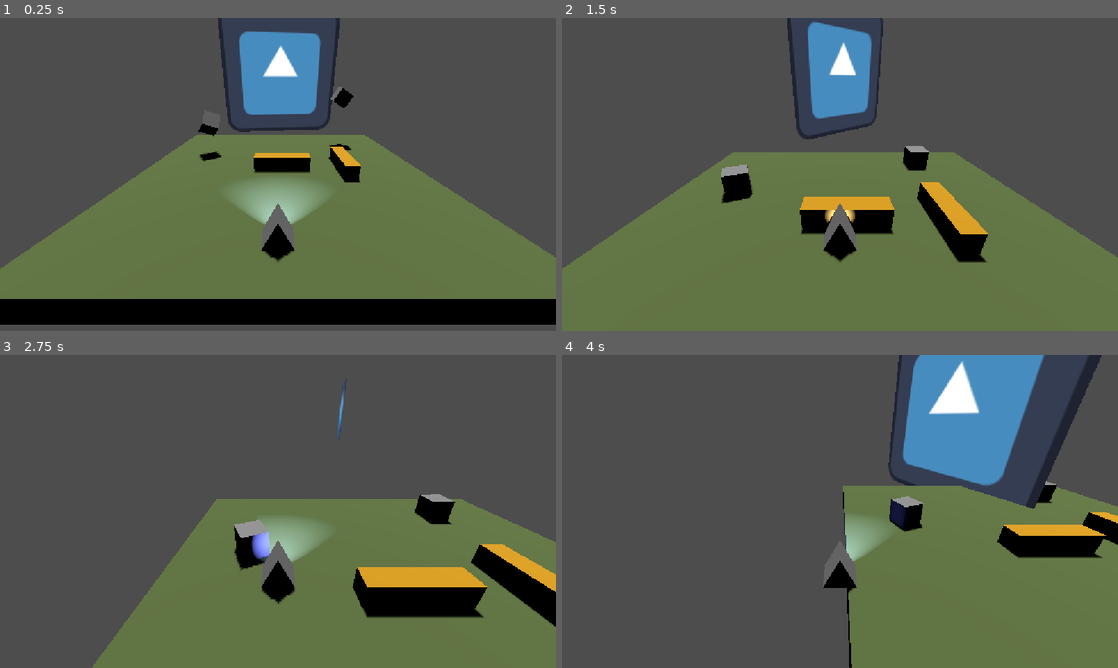
Above: before the commit, frames 1-4 (two rows, left to right).
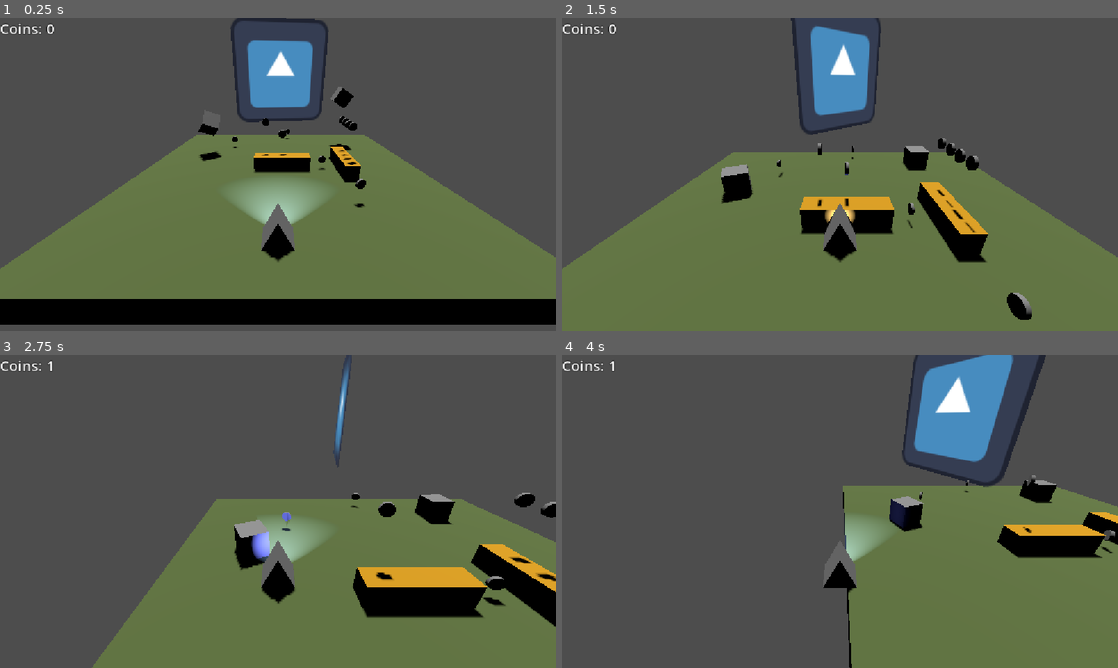
Above: after the commit, the same moments.

Repository: mahonk89/play-test-initial
Game: Godot game, scene res://alpha.tscn
The game is run twice, just before and just after one commit, with the same random seed, the same clock (stepped at 60 frames per second) and the same inputs. The project has no main scene, so this scene is started directly. The engine's default icon, where the game draws it, is replaced by a stand-in: a white triangle on a blue panel in a dark square.
Inputs:
- Up to frame 1 (0.25 s): no input
- Up to frame 2 (1.5 s): tap Enter (ui_accept) at 0.5, 0.77 s; hold Up (ui_up) from 0.53 s (still down)
- Up to frame 3 (2.75 s): tap Enter (ui_accept) at 1.52 s; release Up (ui_up) at 2.03 s; hold Left (ui_left) from 2.03 s (still down)
- Up to frame 4 (4 s): tap Enter (ui_accept) at 3.02, 3.77 s; release Left (ui_left) at 3.53 s; hold Down (ui_down) from 3.53 s (still down)

The runs differ from the first frame. In frame 1, 3.2% of the frame differs, in the area x 0-66%, y 0-61%; in frame 2, 2.5%; in frame 3, 1.3%; in frame 4, 6.5%, in the area x 0-100%, y 0-64%.

Commit message:
BaseCoinUpdate
Added the coin scene and 10 instances. Added the coin counter for player along with UI which updates with collected coins.

Diff:
--- a/alpha.gd
+++ b/alpha.gd
@@ -1,3 +1,4 @@
+
 
 
 # Called when the node enters the scene tree for the first time.
--- a/alpha.tscn
+++ b/alpha.tscn
@@ -4,7 +4,9 @@
 [ext_resource type="PackedScene" uid="uid://c6yc8dt4xxehh" path="res://block_static.tscn" id="2_dfvcg"]
 [ext_resource type="PackedScene" uid="uid://0u1cedglc1i0" path="res://main_character.tscn" id="2_unq0f"]
 [ext_resource type="Texture2D" uid="uid://cq2bnh3x7iqkc" path="res://icon.svg" id="3_5w10q"]
+[ext_resource type="PackedScene" uid="uid://bx2aifw53pnh0" path="res://coin.tscn" id="3_kjnjc"]
 [ext_resource type="Script" uid="uid://dbjwabpdspb5u" path="res://sprite_godot.gd" id="4_qcnow"]
+[ext_resource type="PackedScene" uid="uid://cc2mu6p0ixjeq" path="res://ui.tscn" id="7_rhi8f"]
 
 [sub_resource type="PhysicsMaterial" id="PhysicsMaterial_jahai"]
 
@@ -19,6 +21,8 @@
 size = Vector3(15, 1, 15)
 
 [node name="Alpha" type="Node3D" unique_id=1266480185]
+
+[node name="UI" parent="." unique_id=1379572987 instance=ExtResource("7_rhi8f")]
 
 [node name="Floor" type="StaticBody3D" parent="." unique_id=761353040]
 physics_material_override = SubResource("PhysicsMaterial_jahai")
@@ -52,6 +56,39 @@
 [node name="blockStatic2" parent="Blocks_Static" unique_id=20235980 instance=ExtResource("2_dfvcg")]
 transform = Transform3D(-1.3113416e-07, 0, 2.9999998, 0, 3, 0, -2.9999998, 0, -1.3113416e-07, 3.3576326, 0.88189054, 0)
 
+[node name="Coins" type="Node3D" parent="." unique_id=2135970350]
+metadata/_edit_group_ = true
+
+[node name="coin1" parent="Coins" unique_id=583558464 instance=ExtResource("3_kjnjc")]
+transform = Transform3D(1, 0, 0, 0, -4.371139e-08, -1, 0, 1, -4.371139e-08, 0, 2.3129468, -0.44775486)
+
+[node name="coin2" parent="Coins" unique_id=1065922726 instance=ExtResource("3_kjnjc")]
+transform = Transform3D(1, 0, 0, 0, -4.371139e-08, -1, 0, 1, -4.371139e-08, 2.1790037, 1.0107651, 0)
+
+[node name="coin3" parent="Coins" unique_id=728922373 instance=ExtResource("3_kjnjc")]
+transform = Transform3D(1, 0, 0, 0, -4.371139e-08, -1, 0, 1, -4.371139e-08, 3.3922148, 2.915008, 0.5745933)
+
+[node name="coin4" parent="Coins" unique_id=870938311 instance=ExtResource("3_kjnjc")]
+transform = Transform3D(1, 0, 0, 0, -4.371139e-08, -1, 0, 1, -4.371139e-08, -0.8937943, 2.915008, -0.6411636)
+
+[node name="coin5" parent="Coins" unique_id=155292799 instance=ExtResource("3_kjnjc")]
+transform = Transform3D(1, 0, 0, 0, -4.371139e-08, -1, 0, 1, -4.371139e-08, 0.59372926, 1.0559292, -6.4493084)
+
+[node name="coin6" parent="Coins" unique_id=1135424236 instance=ExtResource("3_kjnjc")]
+transform = Transform3D(1, 0, 0, 0, -4.371139e-08, -1, 0, 1, -4.371139e-08, 3.390789, 2.915008, -0.6200721)
+
+[node name="coin7" parent="Coins" unique_id=1828026272 instance=ExtResource("3_kjnjc")]
+transform = Transform3D(1, 0, 0, 0, -4.371139e-08, -1, 0, 1, -4.371139e-08, 2.9905803, 1.2961717, 3.4459703)
+
+[node name="coin8" parent="Coins" unique_id=1717802944 instance=ExtResource("3_kjnjc")]
+transform = Transform3D(1, 0, 0, 0, -4.371139e-08, -1, 0, 1, -4.371139e-08, 3.3656797, 2.915008, 0)
+
+[node name="coin9" parent="Coins" unique_id=489334993 instance=ExtResource("3_kjnjc")]
+transform = Transform3D(1, 0, 0, 0, -4.371139e-08, -1, 0, 1, -4.371139e-08, -3.3451972, 1.0771866, -3.9602027)
+
+[node name="coin10" parent="Coins" unique_id=141161829 instance=ExtResource("3_kjnjc")]
+transform = Transform3D(1, 0, 0, 0, -4.371139e-08, -1, 0, 1, -4.371139e-08, 3.4138222, 2.915008, -1.3107438)
+
 [node name="MainCharacter" parent="." unique_id=1547992771 instance=ExtResource("2_unq0f")]
 transform = Transform3D(1, 0, 0, 0, 1, 0, 0, 0, 1, -0.23015785, 1, 5.5929174)
 metadata/_edit_group_ = true
@@ -71,3 +108,5 @@
 transform = Transform3D(6, 0, 0, 0, 6, 0, 0, 0, 6, 0, 5.3772435, -9.296546)
 texture = ExtResource("3_5w10q")
 script = ExtResource("4_qcnow")
+
+[connection signal="coins_changed" from="MainCharacter" to="UI" method="_on_main_character_coins_changed"]
--- /dev/null
+++ b/coin.gd
@@ -0,0 +1,22 @@
+extends Area3D
+
+
+# Called when the node enters the scene tree for the first time.
+func _ready() -> void:
+	pass # Replace with function body.
+
+
+# Called every frame. 'delta' is the elapsed time since the previous frame.
+func _process(delta: float) -> void:
+	rotate_y(PI/3*delta)
+
+
+func _on_body_entered(body: Node3D) -> void:
+	#checks the established functions of the body that enters this area
+	#players should have the add_coin() func, others won't. If a non-player
+	#collision body enters, the coin will not be collected nor disappear.
+	if body.has_method("add_coin"):
+		#calls the method(node specific function) for the player entering
+		body.add_coin()
+		#removes the coin from the level
+		queue_free()
--- a/coin.tscn
+++ b/coin.tscn
@@ -1,4 +1,6 @@
 [gd_scene format=3 uid="uid://bx2aifw53pnh0"]
+
+[ext_resource type="Script" uid="uid://mulhih7cy5hi" path="res://coin.gd" id="1_d5gmh"]
 
 [sub_resource type="CylinderMesh" id="CylinderMesh_jahai"]
 top_radius = 0.2
@@ -11,6 +13,7 @@
 
 [node name="coin" type="Area3D" unique_id=583558464]
 transform = Transform3D(1, 0, 0, 0, -4.371139e-08, -1, 0, 1, -4.371139e-08, 0, 0, 0)
+script = ExtResource("1_d5gmh")
 metadata/_edit_group_ = true
 
 [node name="MeshInstance3D" type="MeshInstance3D" parent="." unique_id=1096882168]
@@ -18,3 +21,5 @@
 
 [node name="CollisionShape3D" type="CollisionShape3D" parent="." unique_id=1380684939]
 shape = SubResource("CylinderShape3D_rbrcd")
+
+[connection signal="body_entered" from="." to="." method="_on_body_entered"]
--- a/main_character.gd
+++ b/main_character.gd
@@ -1,8 +1,11 @@
 extends CharacterBody3D
 
-
+var playerCoins = 0
 const SPEED = 5.0
 const JUMP_VELOCITY = 4.5
+
+#define a new signal when the coin amount changes
+signal coins_changed(new_amount: int)
 
 
 func _physics_process(delta: float) -> void:
@@ -30,3 +33,9 @@
 # Print the input event to Output (key press, mouse buttons/movement)
 #func _input(event):
 	#print(event.as_text())
+
+
+#adds 1 coin to playerCoins
+func add_coin():
+	playerCoins += 1
+	coins_changed.emit(playerCoins)
--- a/main_character.tscn
+++ b/main_character.tscn
@@ -6,7 +6,7 @@
 
 [sub_resource type="BoxShape3D" id="BoxShape3D_rbrcd"]
 
-[node name="MainCharacter" type="CharacterBody3D" unique_id=1547992771]
+[node name="MainCharacter" type="CharacterBody3D" unique_id=1547992771 groups=["player1"]]
 script = ExtResource("1_48ufq")
 
 [node name="MeshInstance3D" type="MeshInstance3D" parent="." unique_id=526687121]
--- a/sprite_godot.gd
+++ b/sprite_godot.gd
@@ -16,5 +16,5 @@
 func _process(delta: float) -> void:
 	rotate_y(0.5*delta) # continuous rotation along the y axis
 	time_elapsed += delta # time tracker
-	var pulse = 5.5 + (sin(time_elapsed * 2) * 4.5) #pulsing scale based on time & sine wave
+	var pulse = 5.5 + (sin(time_elapsed * 2) * 1.5) #pulsing scale based on time & sine wave
 	set_scale(Vector3(pulse, pulse, pulse)) # set the scale continuously using pulse
--- /dev/null
+++ b/ui.gd
@@ -0,0 +1,27 @@
+extends Control
+
+@onready var coin_label : Label = $CoinLabel
+
+#func update_coin_amount(amount : int) -> void:
+	#coin_label.text = "Coins: " + str(amount)
+
+# Called when the node enters the scene tree for the first time.
+func _ready() -> void:
+	pass # Replace with function body.
+
+
+# Called every frame. 'delta' is the elapsed time since the previous frame.
+func _process(delta: float) -> void:
+	pass
+
+#this new function was created when adding the new signal. Click the green arrow icon
+#to the left of the func line to see
+#[Source=MainCharacter/ Signal=coins_changed / Target=UI]
+#func _on_[Source]_[Signal](var)
+#Remember this signal was defined in main_character.gd
+	#in add_coin() this signal is called - it "emits" a signal
+	#which must be received. This call code below is the receiver. In other words:
+#When main_character's coins change, catch the signal it emits (which is updated coin count)
+	#then update the coin label text on the UI to show the new coin amount
+func _on_main_character_coins_changed(new_amount: int) -> void:
+	coin_label.text = "Coins: " + str(new_amount)
--- /dev/null
+++ b/ui.tscn
@@ -0,0 +1,25 @@
+[gd_scene format=3 uid="uid://cc2mu6p0ixjeq"]
+
+[ext_resource type="Script" uid="uid://dtvmkdu77m4mj" path="res://ui.gd" id="1_fyqef"]
+
+[sub_resource type="LabelSettings" id="LabelSettings_48ufq"]
+font_size = 30
+outline_size = 5
+outline_color = Color(0, 0, 0, 1)
+
+[node name="UI" type="Control" unique_id=1379572987]
+layout_mode = 3
+anchors_preset = 15
+anchor_right = 1.0
+anchor_bottom = 1.0
+grow_horizontal = 2
+grow_vertical = 2
+script = ExtResource("1_fyqef")
+
+[node name="CoinLabel" type="Label" parent="." unique_id=1417673051]
+layout_mode = 0
+offset_right = 148.0
+offset_bottom = 87.0
+text = "Coins: 0
+"
+label_settings = SubResource("LabelSettings_48ufq")
Not shown, added: coin.gd.uid
Not shown, added: ui.gd.uid
